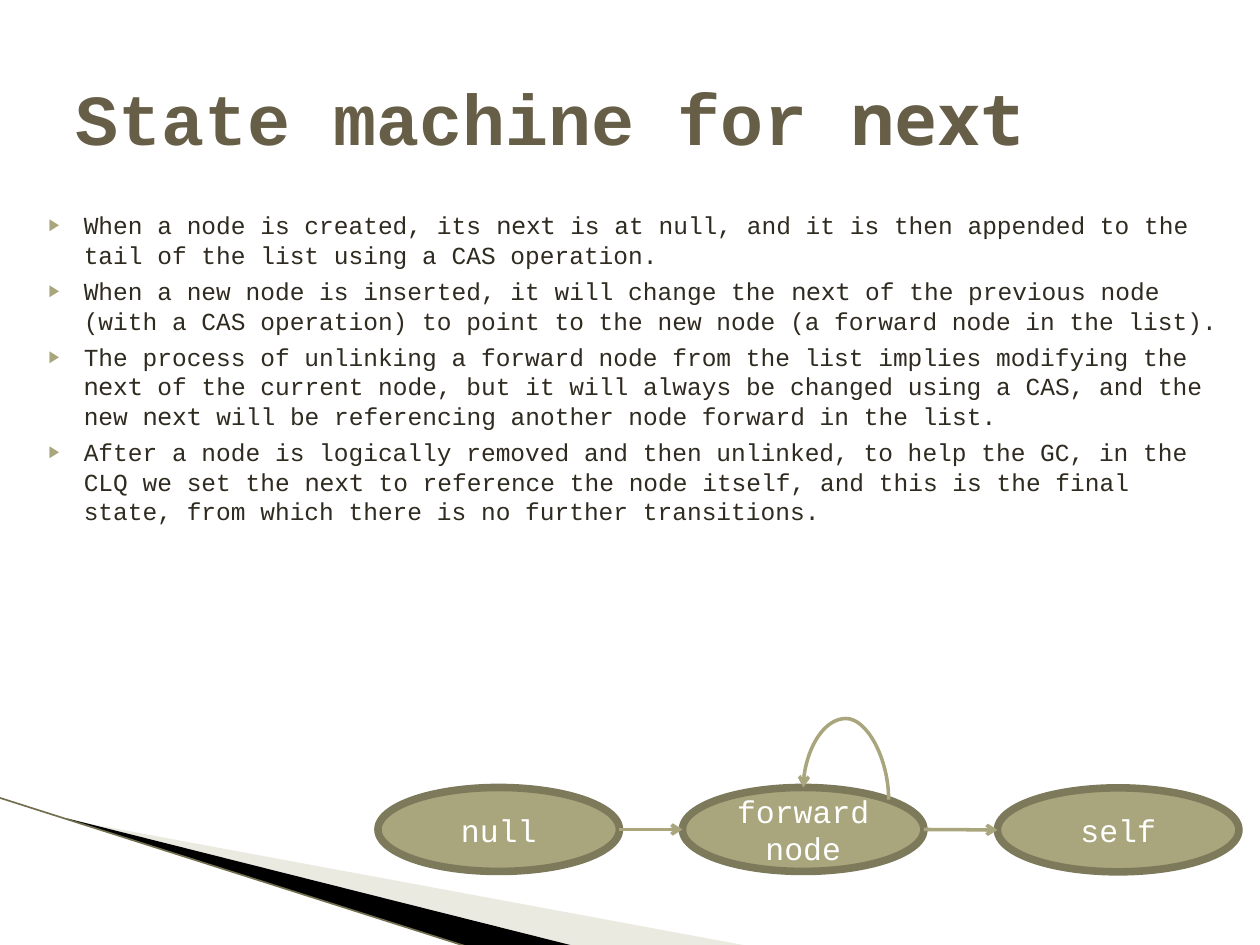
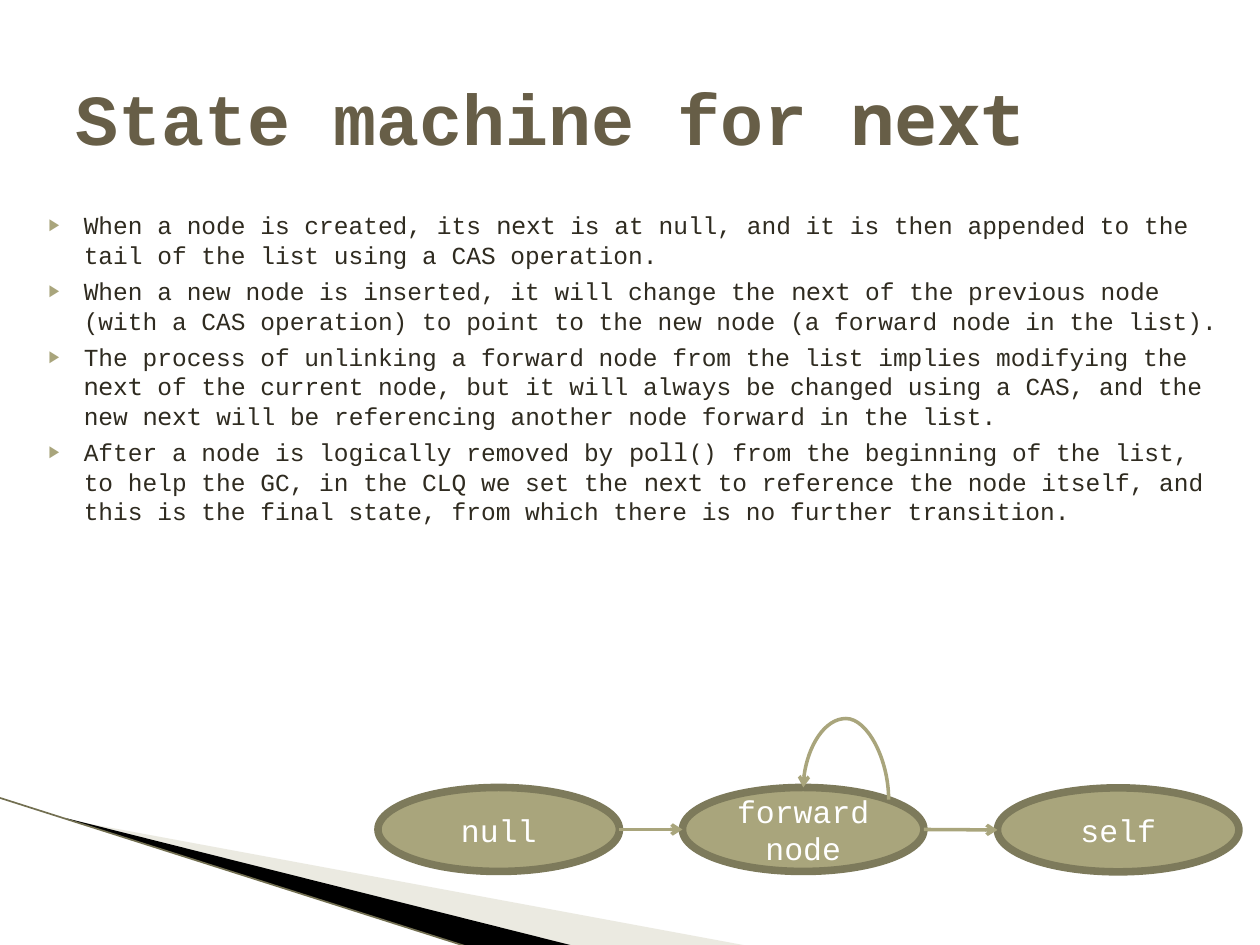
Before and after one commit to pramalhe/ConcurrencyFreaks, a slide deck: slide 11 of Presentations/ConcurrentLinkedQueueRelaxed.pptx. Drawn at 1260x945 pixels with LibreOffice and Linux fonts; fonts in the diff are those of the drawing; background and template pictures are left out. Boxes give left, top, right and bottom in pixels: in the first picture for what was removed or moved away, otherwise in the second. Text is boxed around its words. In the diff, an @@ line names an element or a change of style, - is before the commit and + after.

```diff
--- a/Presentations/ConcurrentLinkedQueueRelaxed.pptx
+++ b/Presentations/ConcurrentLinkedQueueRelaxed.pptx
@@ text at (84, 442, 1203, 525): text changed @@
-▶ After a node is logically removed and then unlinked, to help the GC, in the CLQ we set the next to reference the node itself, and this is the final state, from which there is no further transitions.
+▶ After a node is logically removed by poll() from the beginning of the list, to help the GC, in the CLQ we set the next to reference the node itself, and this is the final state, from which there is no further transition.
```
Also in this commit, not shown: 4 other slides changed, 1 slide removed, 1 other file.
